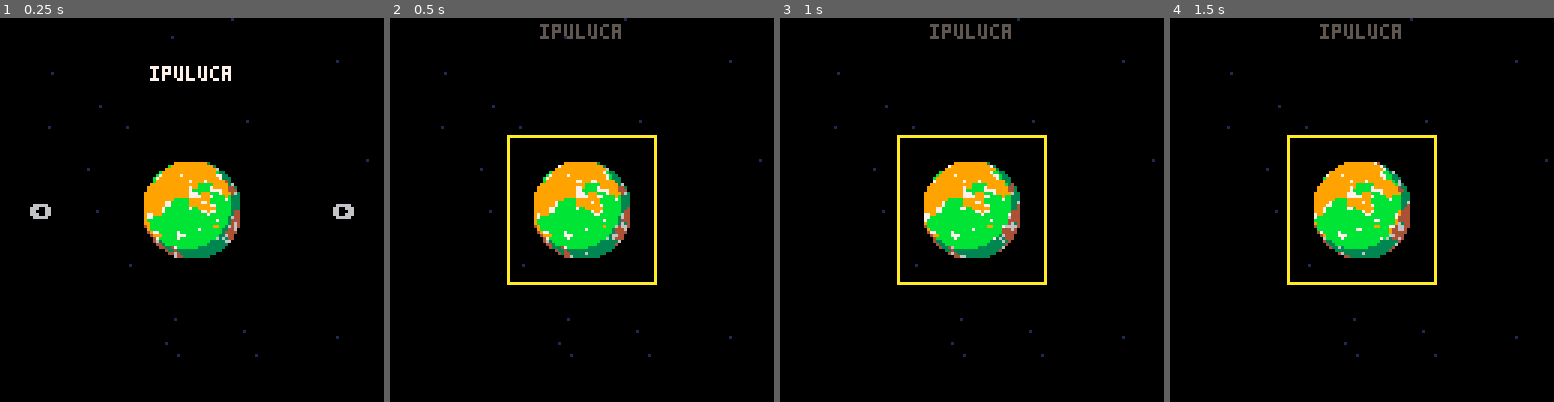
Above: before the commit, frames 1-4 (left to right).
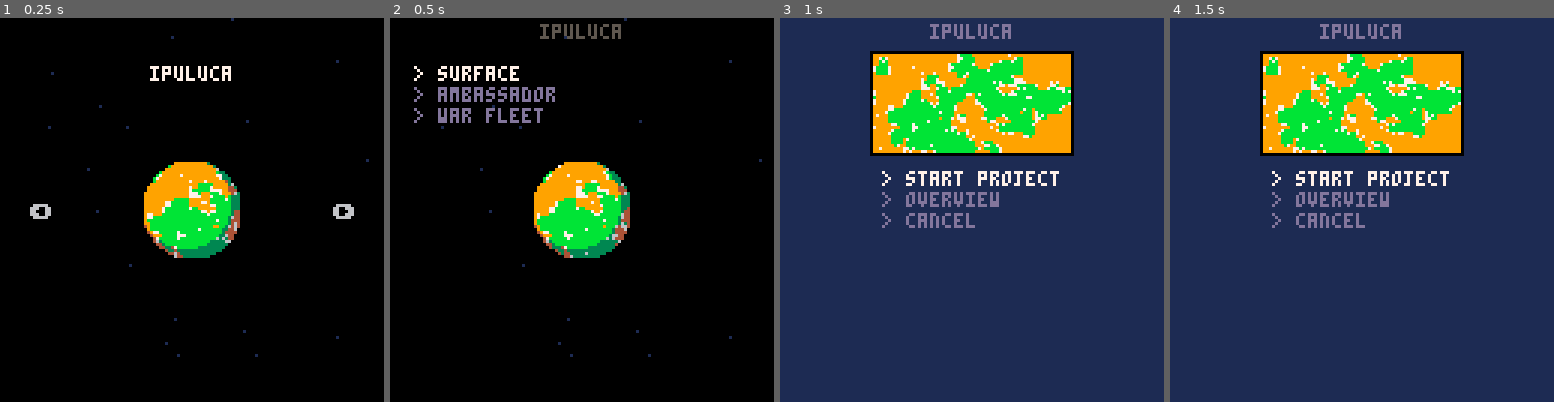
Above: after the commit, the same moments.

Repository: ironchestgames/pico-8-carts
Game: PICO-8 cartridge planetgov.p8
Same seed, same stepped clock (60 frames per second), same inputs: the game is played once before the commit and once after it.
Inputs:
- Up to frame 1 (0.25 s): no input
- Up to frame 2 (0.5 s): tap X (X key) at 0.33 s
- Up to frame 3 (1 s): tap O (Z key) at 0.7 s
- Up to frame 4 (1.5 s): tap X (X key) at 1.07 s

Frame 1 is identical in both runs. In frame 2, 2.8% of the frame differs, in the area x 6-70%, y 12-70%; in frame 3, 99%, in the area x 0-100%, y 0-100%; in frame 4, 99%.

Commit message:
planetgov - add surface scene

Diff:
--- a/planetgov.p8
+++ b/planetgov.p8
@@ -203,21 +203,37 @@
  end
 end
 
+pop=1000
+projects={}
+
+function updategame()
+ for p in all(projects) do
+  -- todo
+ end
+end
+
 seed=rnd()
 t=0
 stars={}
 colshade={1,1,1,2,1,13,6,2,4,4,3,13,1,2,4}
 
+selcols={13,13,13}
+
 planetupdate=function()
  t=t+1
+
+ selcols[sel]=13
+ if btnp(2) then
+  sel=min(sel-1,3)
+ elseif btnp(3) then
+  sel=max(sel+1,1)
+ end
  if btnp(4) then
-  --todo: surfaceinit
- end
- if btnp(0) then
-  sel=min(sel+1,2)
- elseif btnp(1) then
-  sel=max(sel-1,1)
- end
+  if sel == 1 then
+   surfaceinit()
+  end
+ end
+ selcols[sel]=7
 
  updatestars()
 end
@@ -228,17 +244,49 @@
  drawstarsplanet()
  print(planetname,64-#planetname*2,2,5)
 
-
- if sel == 1 then
-  rect(left-selmar,top-selmar,left+discsize+selmar,top+discsize+selmar,10)
- elseif sel == 2 then
-  rect(8,48,32,56,10)
- end
+ print('> surface',8,16,selcols[1])
+ print('> ambassador',8,16+7,selcols[2])
+ print('> war fleet',8,16+14,selcols[3])
 end
 
 planetinit=function()
  _update,_draw,sel,selt=planetupdate,planetdraw,1,75
 end
+
+
+surfaceupdate=function()
+ selcols[sel]=13
+ if btnp(2) then
+  sel=min(sel-1,3)
+ elseif btnp(3) then
+  sel=max(sel+1,1)
+ end
+ if btnp(4) then
+  if sel == 3 then
+   planetinit()
+  end
+ end
+ selcols[sel]=7
+end
+
+surfacedraw=function()
+ cls(1)
+
+ print(planetname,64-#planetname*2,2,13)
+ rect(mapx-1,12-1,mapx+mapheight_2,mapheight+12,0)
+ sspr(0,0,mapheight_2,mapheight,mapx,12)
+ local offy=mapheight+12+6
+ print('> start project',34,offy,selcols[1])
+ print('> overview',34,offy+7,selcols[2])
+ print('> cancel',34,offy+14,selcols[3])
+end
+
+surfaceinit=function()
+ _update,_draw=surfaceupdate,surfacedraw
+ mapx=(128-mapheight_2)/2
+ sel=1
+end
+
 
 startupdate=function()
  t=t+1
@@ -265,8 +313,6 @@
  cls()
 
  drawstarsplanet()
-
- -- sspr(0,0,mapheight_2,mapheight,0,0)
 
  if dev then
   print('cpu: '..stat(2),0,0,11) -- note: cpu usage
